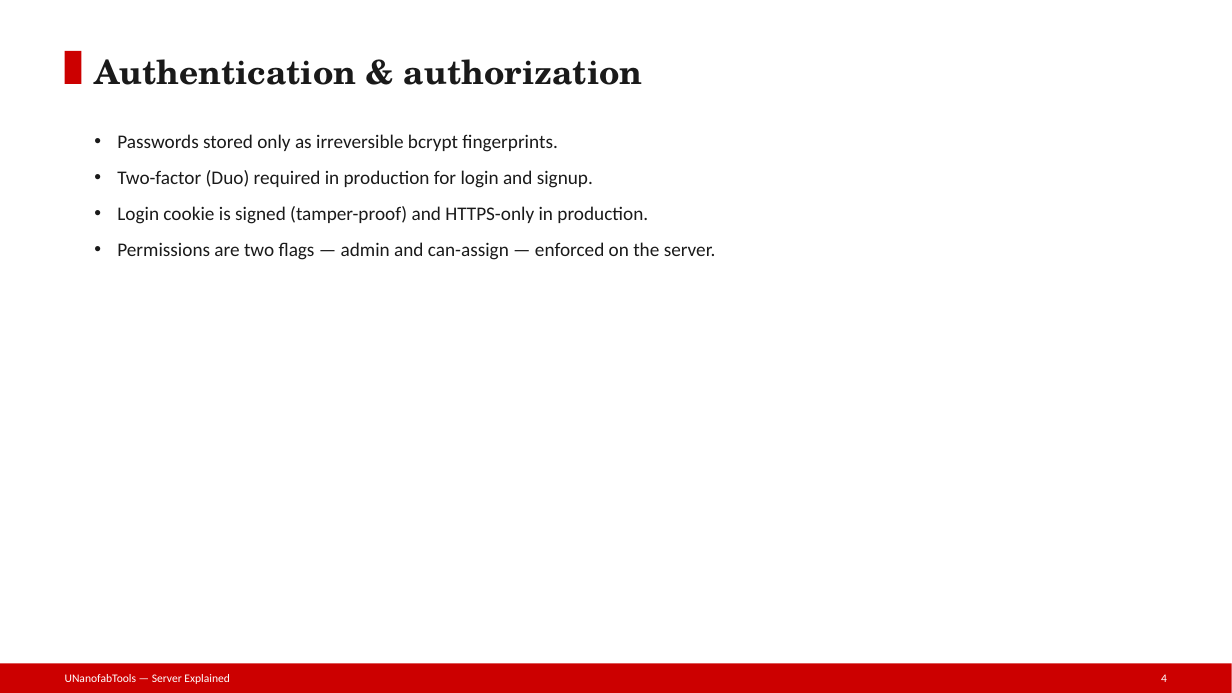
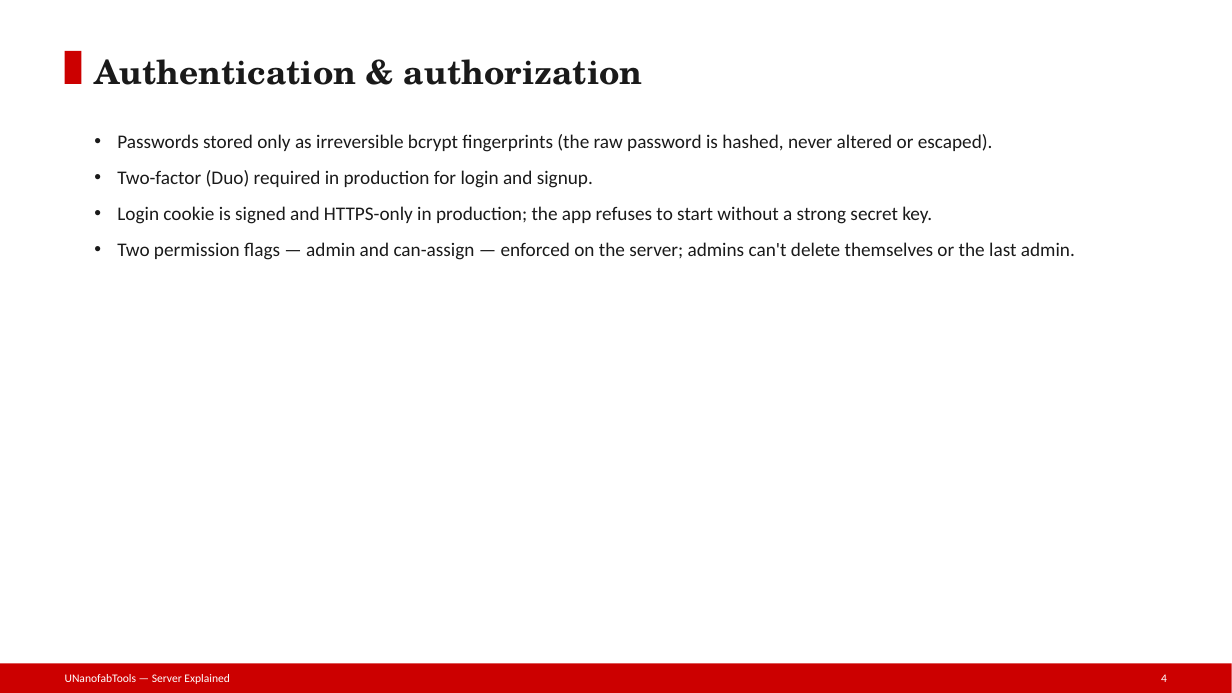
Before and after one commit to phelanhobbs/nanofab-documentation, a slide deck: slide 4 of presentation/UNanofabTools/flaskserver/slides/14-Security-Model.pptx. Drawn at 1232x693 pixels with LibreOffice and Linux fonts; fonts in the diff are those of the drawing. Boxes give left, top, right and bottom in pixels: in the first picture for what was removed or moved away, otherwise in the second. Text is boxed around its words. In the diff, an @@ line names an element or a change of style, - is before the commit and + after.

```diff
--- a/presentation/UNanofabTools/flaskserver/slides/14-Security-Model.pptx
+++ b/presentation/UNanofabTools/flaskserver/slides/14-Security-Model.pptx
@@ text at (117, 134, 993, 152): text changed @@
-• Passwords stored only as irreversible bcrypt fingerprints.
+• Passwords stored only as irreversible bcrypt fingerprints (the raw password is hashed, never altered or escaped).
@@ text at (117, 206, 1075, 260): text changed @@
-• Login cookie is signed (tamper-proof) and HTTPS-only in production.
-• Permissions are two flags — admin and can-assign — enforced on the server.
+• Login cookie is signed and HTTPS-only in production; the app refuses to start without a strong secret key.
+• Two permission flags — admin and can-assign — enforced on the server; admins can't delete themselves or the last admin.
```
Also in this commit, not shown: 2 other slides changed, 35 other files.
